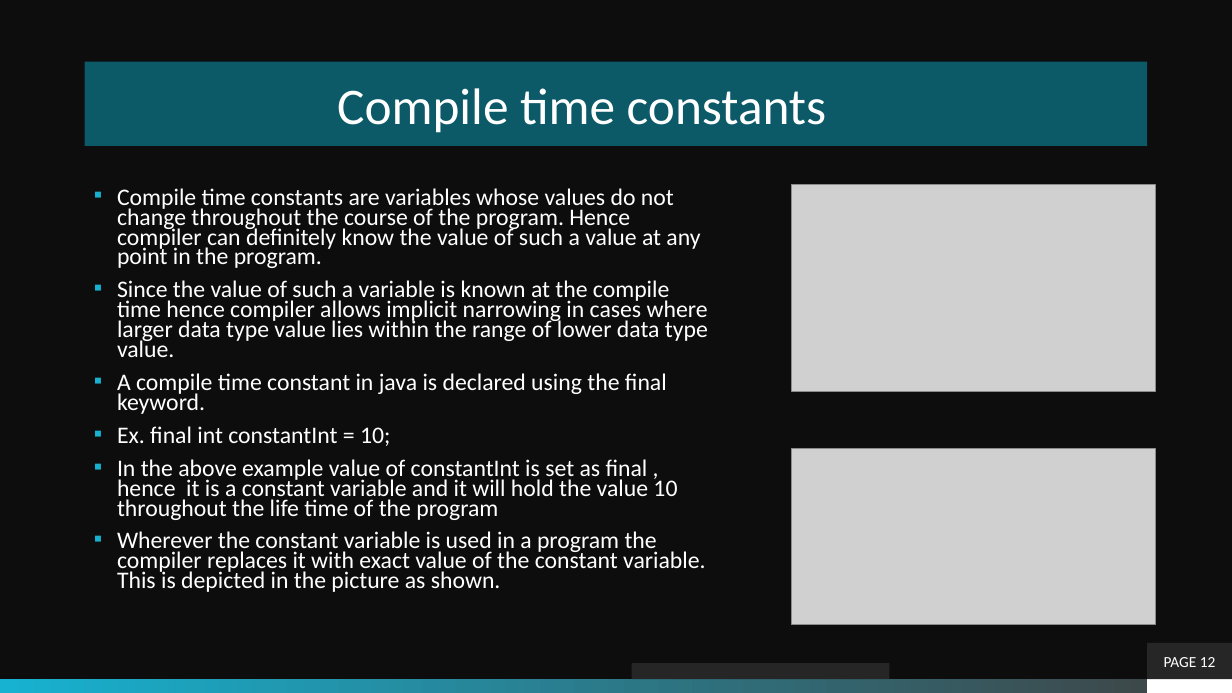
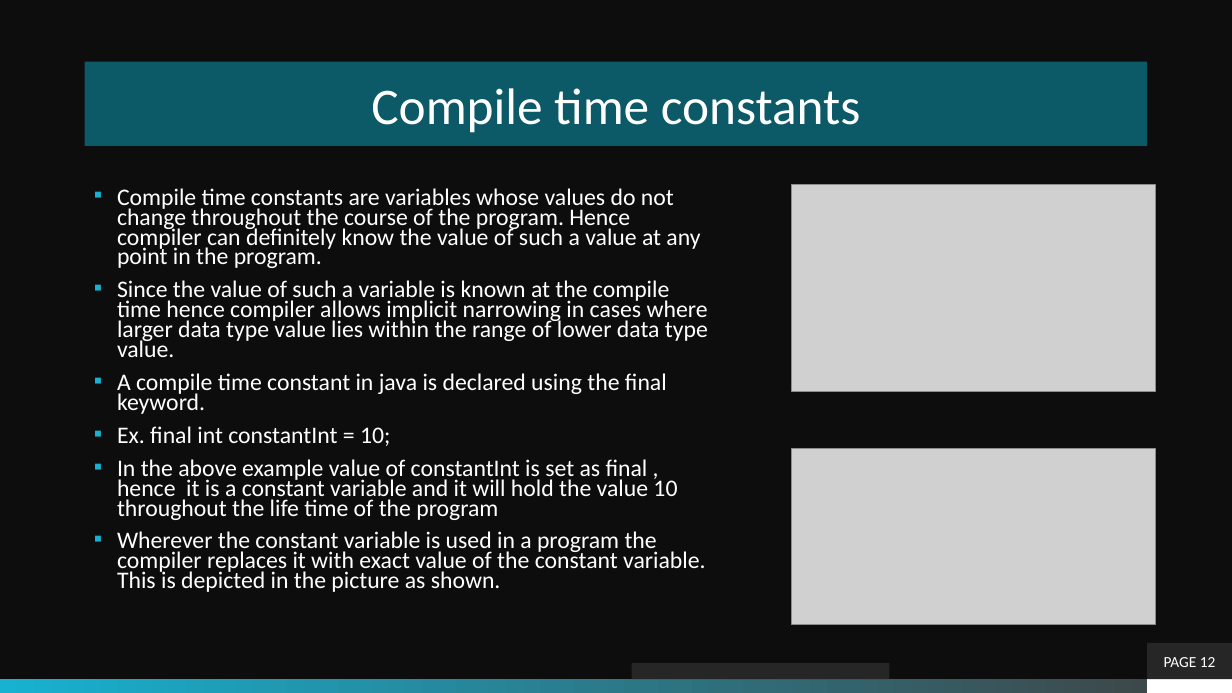
Before and after one commit to theLeonidas/Courses, a slide deck: slide 12 of courseMaterial/Objective-3-Primitives/Data Types [Autosaved].pptx. Drawn at 1232x693 pixels with LibreOffice and Linux fonts; fonts in the diff are those of the drawing; grey boxes stand for pictures; background and template pictures are left out. Boxes give left, top, right and bottom in pixels: in the first picture for what was removed or moved away, otherwise in the second. Text is boxed around its words. In the diff, an @@ line names an element or a change of style, - is before the commit and + after.

```diff
--- a/courseMaterial/Objective-3-Primitives/Data Types [Autosaved].pptx
+++ b/courseMaterial/Objective-3-Primitives/Data Types [Autosaved].pptx
@@ title "Compile time constants" at <box>85,62,1148,146</box>: alignment left to centre @@
```
Also in this commit, not shown: 12 other slides changed, 17 other files.
